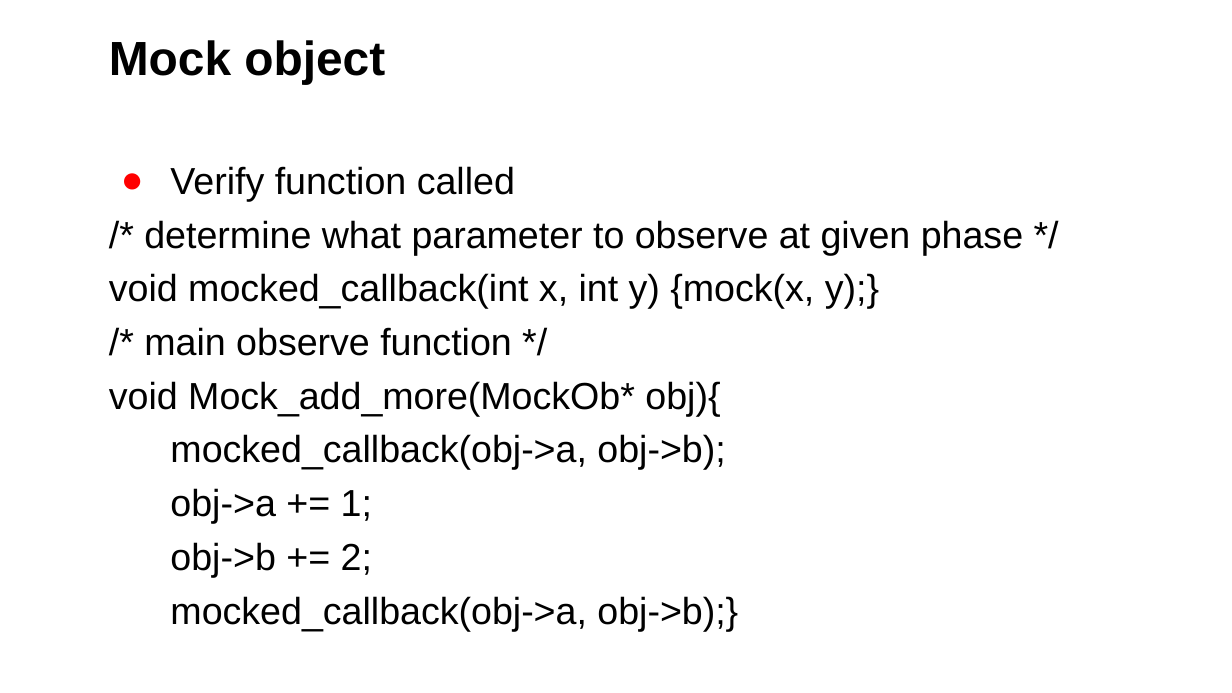
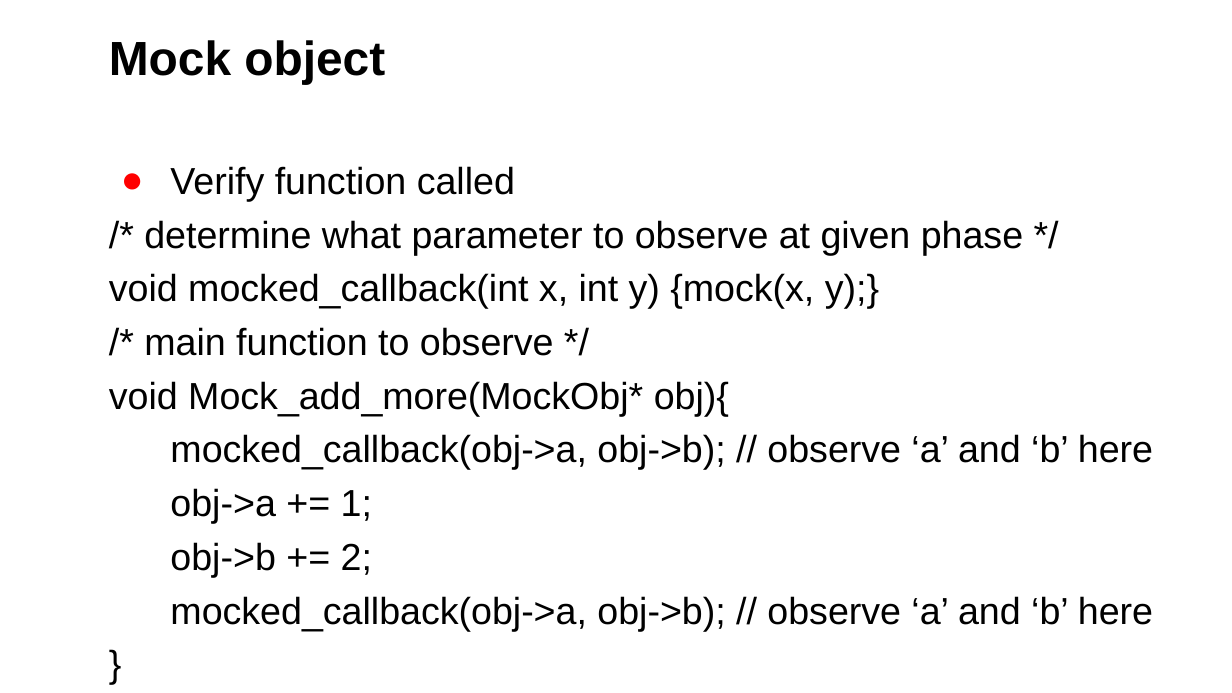
Before and after one commit to middlehuang/portal, a slide deck: slide 41 of CGreen TestDouble ETDD OOC DP ver 0.5.pptx (slide 40 before the commit). Drawn at 1232x693 pixels with LibreOffice and Linux fonts; fonts in the diff are those of the drawing; background and template pictures are left out. Boxes give left, top, right and bottom in pixels: in the first picture for what was removed or moved away, otherwise in the second. Text is boxed around its words. In the diff, an @@ line names an element or a change of style, - is before the commit and + after.

```diff
--- a/CGreen TestDouble ETDD OOC DP ver 0.5.pptx
+++ b/CGreen TestDouble ETDD OOC DP ver 0.5.pptx
@@ text at [109, 327, 1153, 470]: text changed @@
-/* main observe function */
-void Mock_add_more(MockOb* obj){
-mocked_callback(obj->a, obj->b);
+/* main function to observe */
+void Mock_add_more(MockObj* obj){
+mocked_callback(obj->a, obj->b); // observe ‘a’ and ‘b’ here
@@ text at [170, 596, 1153, 631]: text changed @@
-mocked_callback(obj->a, obj->b);}
+mocked_callback(obj->a, obj->b); // observe ‘a’ and ‘b’ here
+}
```
Also in this commit, not shown: 10 other slides changed, 2 slides added.
